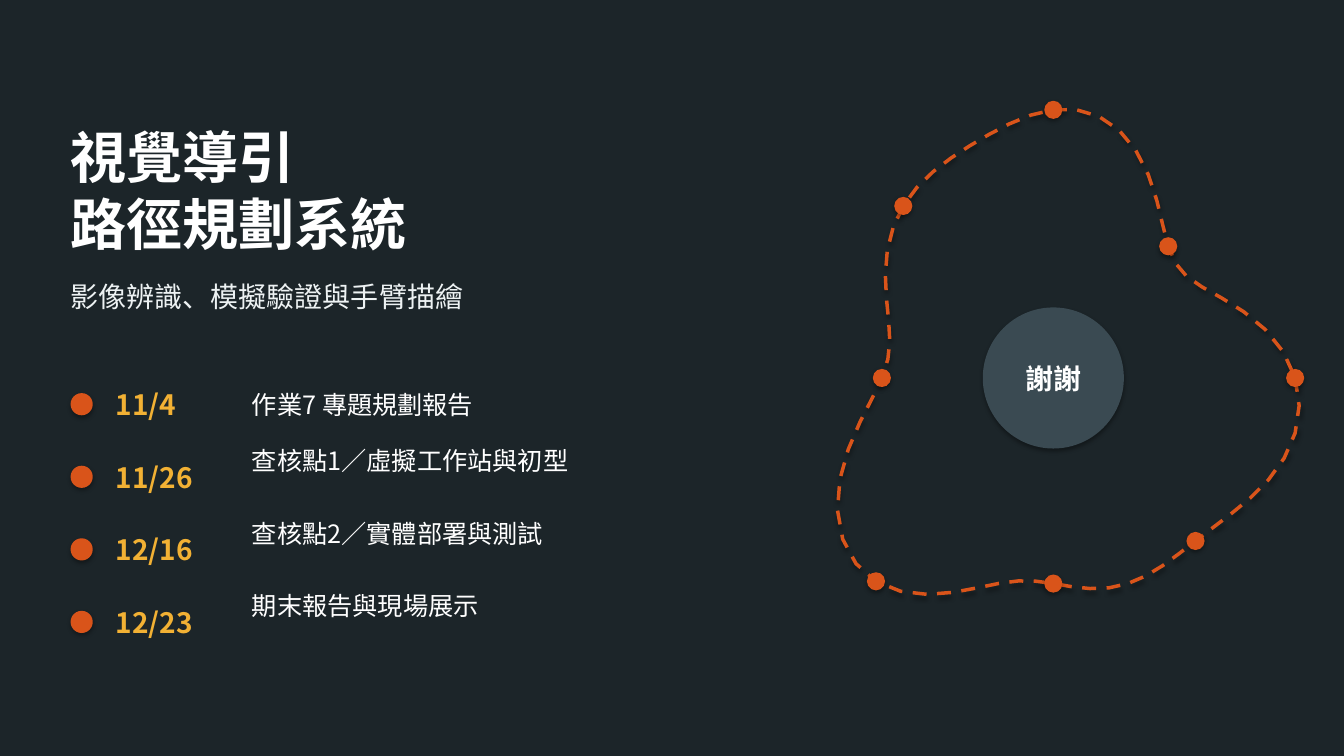
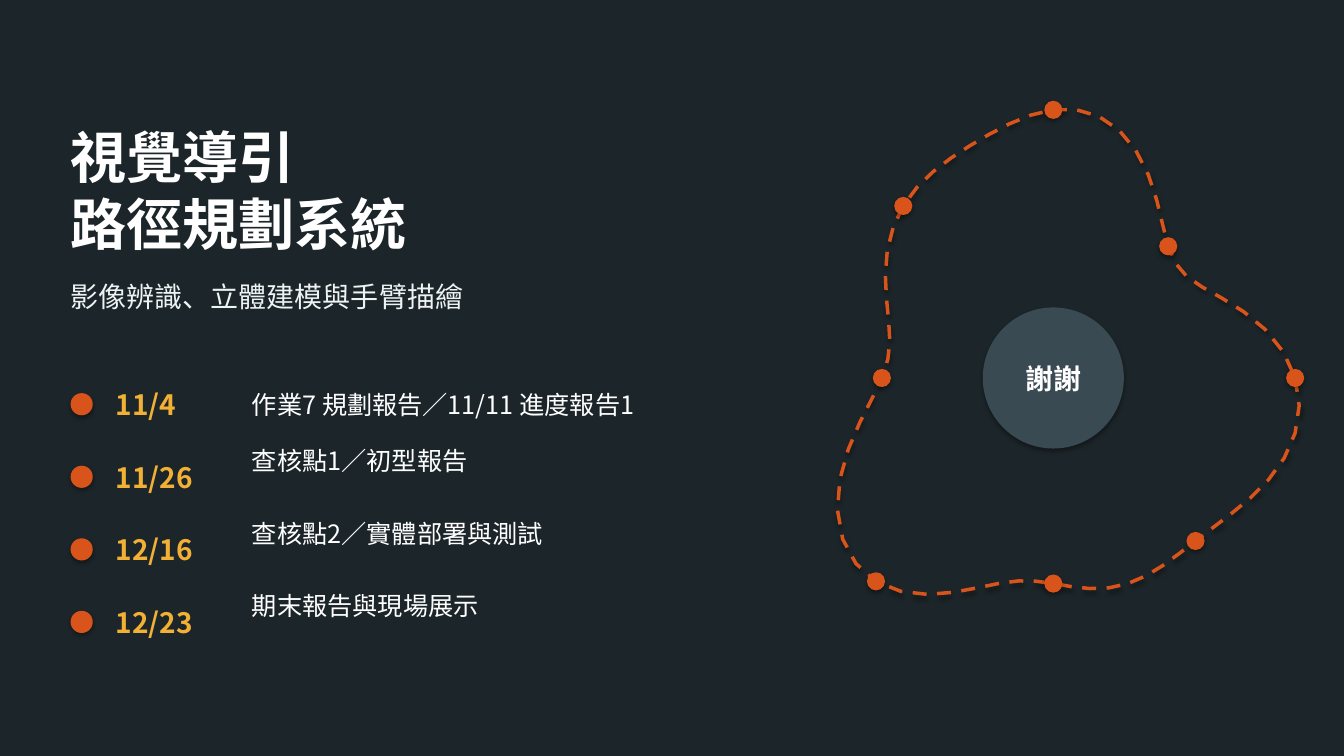
Before and after one commit to Rayyang800/PBL-path-planning, a slide deck: slide 28 of PBL專題規劃報告_三種工件版.pptx (slide 19 before the commit). Drawn at 1344x756 pixels with LibreOffice and Linux fonts; fonts in the diff are those of the drawing. Boxes give left, top, right and bottom in pixels: in the first picture for what was removed or moved away, otherwise in the second. Text is boxed around its words. In the diff, an @@ line names an element or a change of style, - is before the commit and + after.

```diff
--- a/PBL專題規劃報告_三種工件版.pptx
+++ b/PBL專題規劃報告_三種工件版.pptx
@@ subtitle at [71,283,464,310]: text changed @@
-影像辨識、模擬驗證與手臂描繪
+影像辨識、立體建模與手臂描繪
@@ text at [252,392,634,419]: text changed @@
-作業7 專題規劃報告
+作業7 規劃報告／11/11 進度報告1
@@ text at [252,449,468,473]: text changed @@
-查核點1／虛擬工作站與初型
+查核點1／初型報告
```
Also in this commit, not shown: 13 other slides changed, 10 slides added, 1 slide removed, 16 other files.
